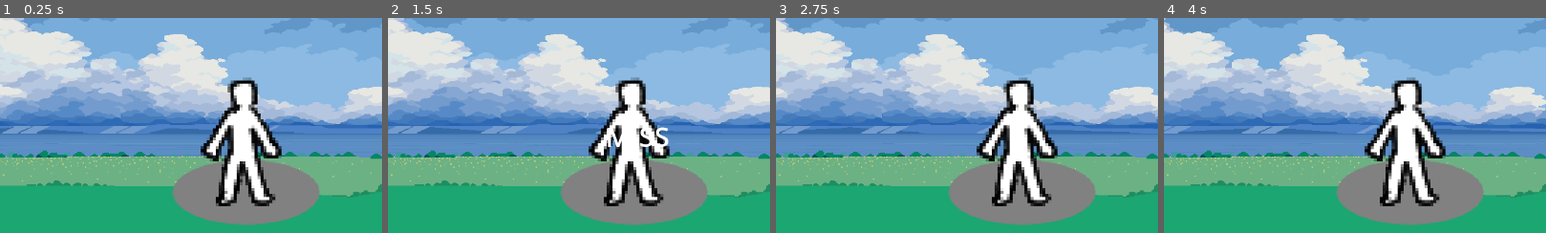
Above: before the commit, frames 1-4 (left to right).
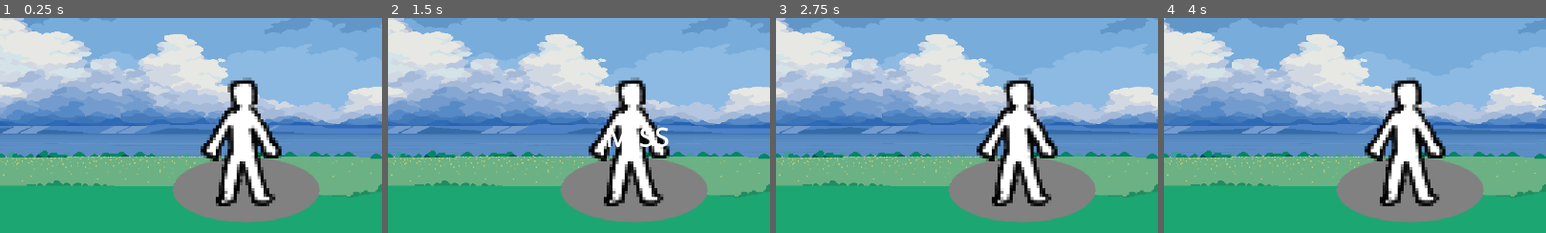
Above: after the commit, the same moments.

Repository: Geo821/Pokemon_Like_Combat_Godot
Game: Godot game, scene res://Scenes/main.tscn
Two runs of this game, one before a commit and one after it. Both use one fixed random seed, a clock stepped at 60 frames per second and the inputs below.
Inputs:
- Up to frame 1 (0.25 s): no input
- Up to frame 2 (1.5 s): click "ATTACK" at 0.5 s; click "ATTACK" at 1.25 s
- Up to frame 3 (2.75 s): click "HEAL" at 2 s
- Up to frame 4 (4 s): click "HEAL" at 2.75 s; click "ATTACK" at 3.5 s
The pictures show only the part of the screen within x 41-91%, y 6-56%; the shares and areas given below are measured in that part.

The runs differ from the first frame. In frame 1, 0.9% of the frame differs, in the area x 45-84%, y 65-97%; in frame 2, 0.9%; in frame 3, 0.9%; in frame 4, 0.9%.

Commit message:
=

Diff:
--- a/PokemonLikeGame/Scenes/player_attacks_ui.tscn
+++ b/PokemonLikeGame/Scenes/player_attacks_ui.tscn
@@ -51,9 +51,9 @@
 [node name="TextureRect2" type="TextureRect" parent="."]
 layout_mode = 0
 offset_left = 808.0
-offset_top = 276.0
+offset_top = 272.0
 offset_right = 1060.0
-offset_bottom = 392.0
+offset_bottom = 388.0
 texture = ExtResource("2_wvo0k")
 expand_mode = 1
 
